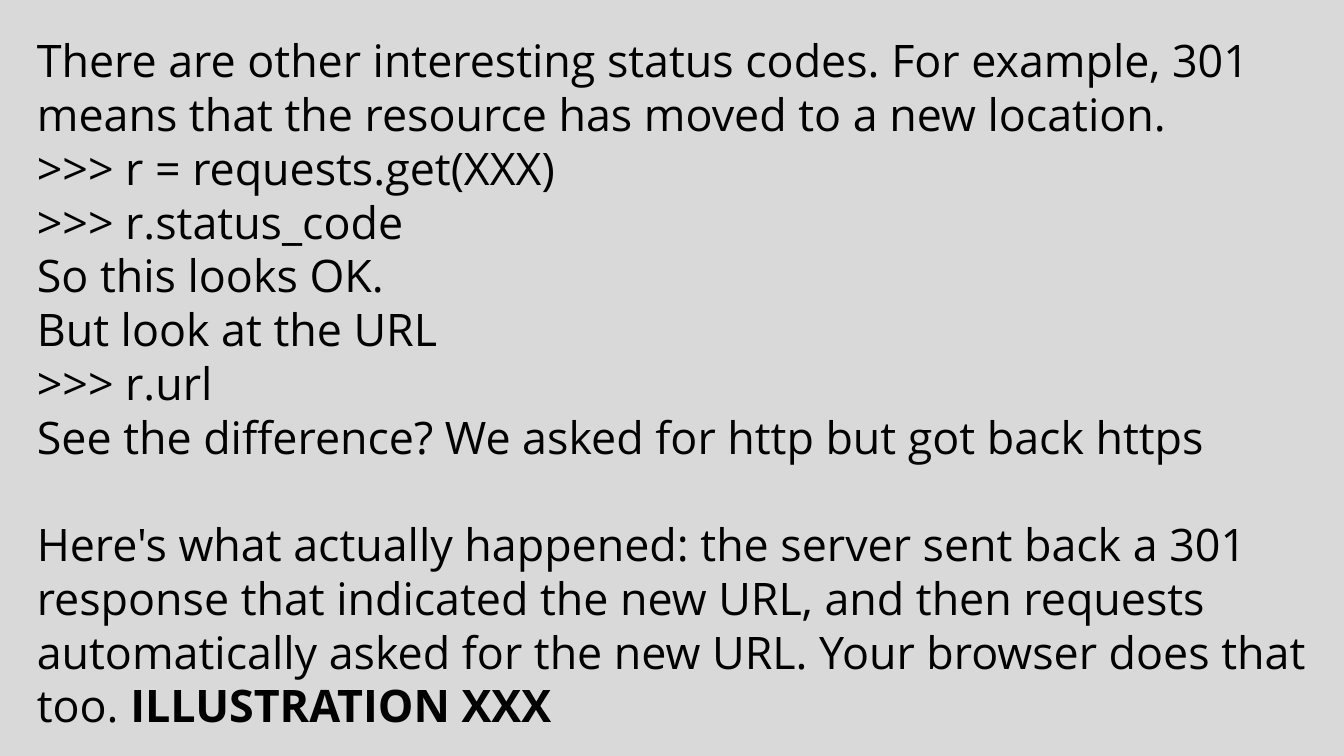
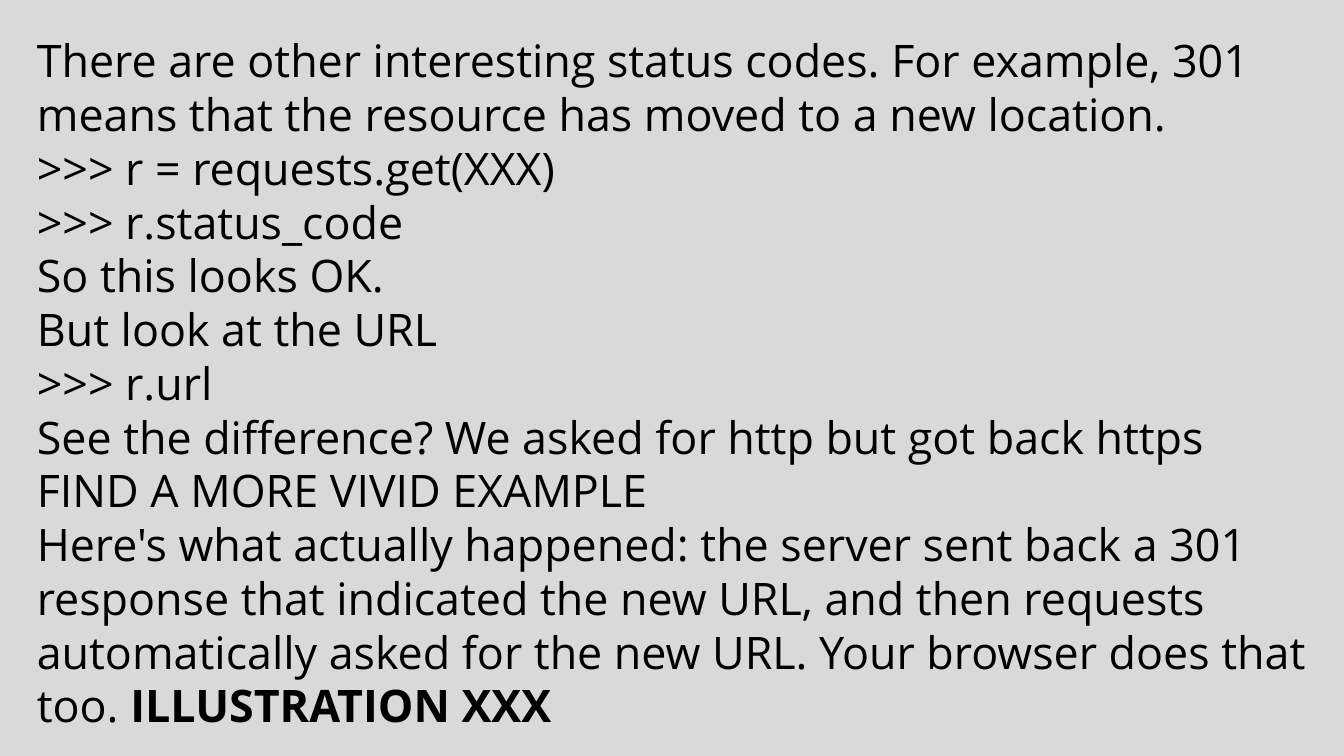
Before and after one commit to grimmelm/ctech404, a slide deck: slide 68 of ctech404/CTECH404_Combined_Slidedeck.pptx (slide 69 before the commit). Drawn at 1344x756 pixels with LibreOffice and Linux fonts; fonts in the diff are those of the drawing. Boxes give left, top, right and bottom in pixels: in the first picture for what was removed or moved away, otherwise in the second. Text is boxed around its words. In the diff, an @@ line names an element or a change of style, - is before the commit and + after.

```diff
--- a/ctech404/CTECH404_Combined_Slidedeck.pptx
+++ b/ctech404/CTECH404_Combined_Slidedeck.pptx
@@ text at [37,474,647,508]: paragraph added @@
+FIND A MORE VIVID EXAMPLE
```
Also in this commit, not shown: 23 other slides changed, 1 slide added, 2 slides removed.
